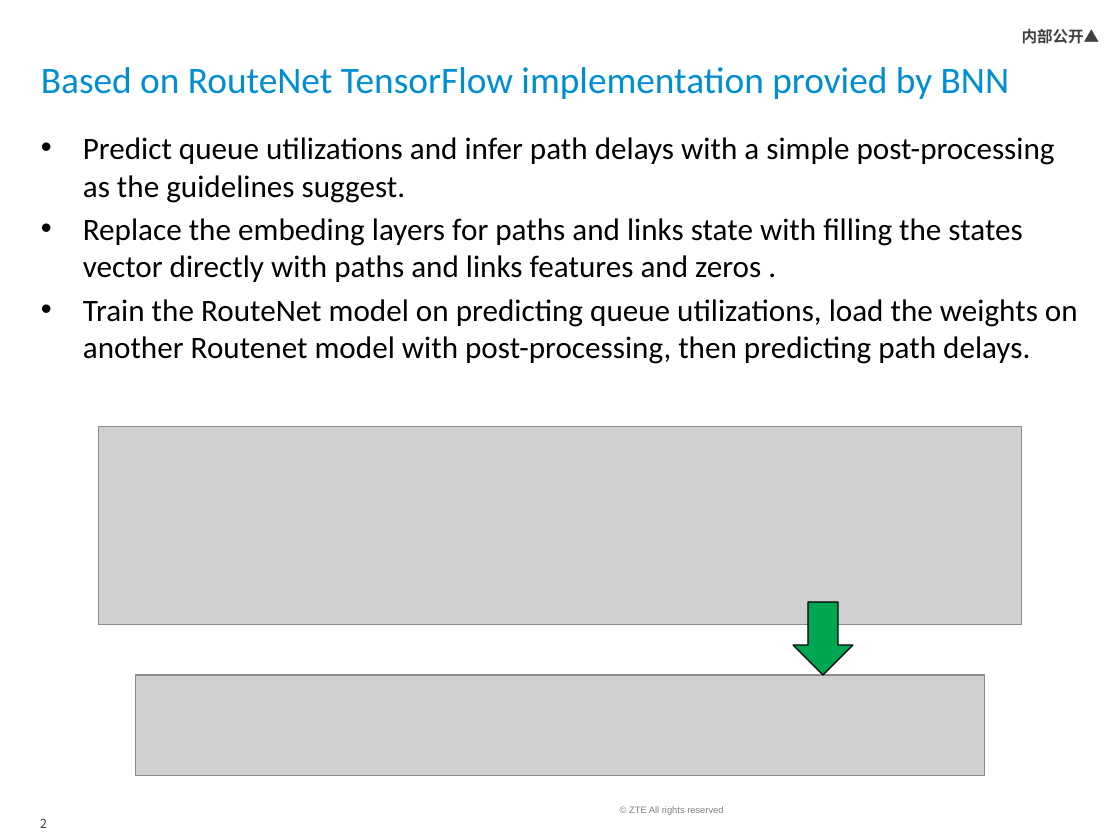
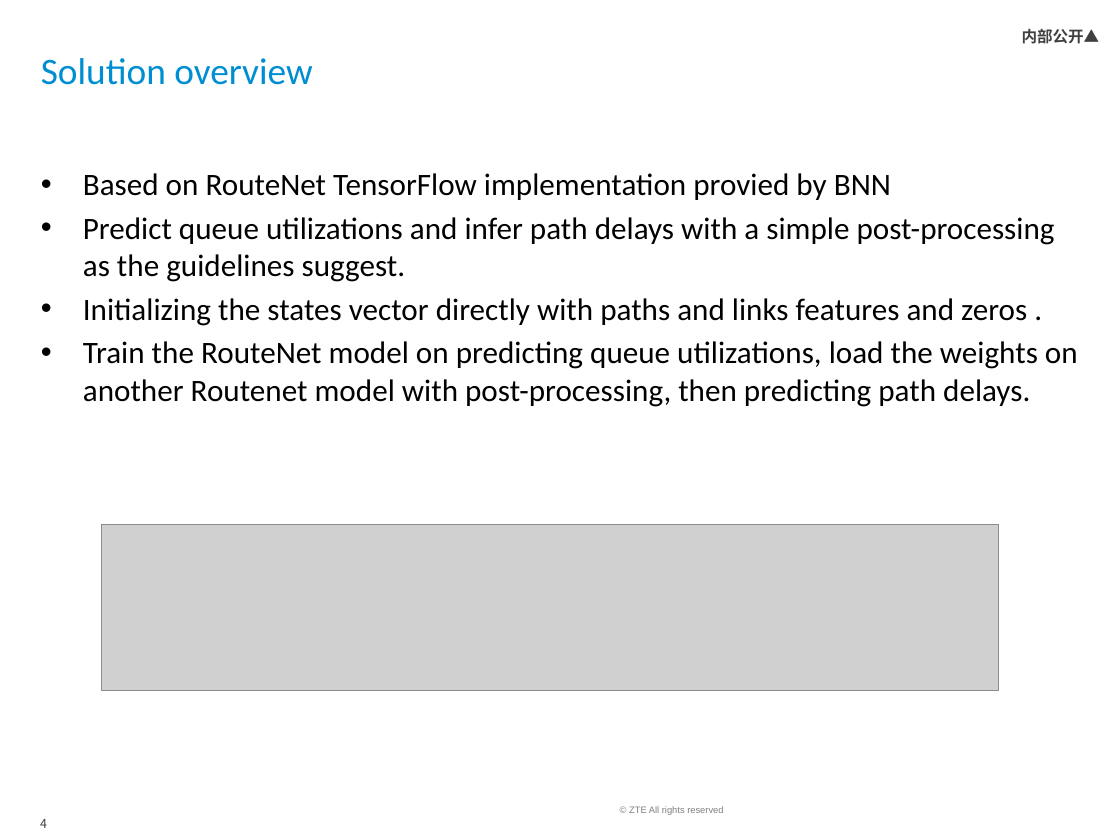
Before and after one commit to ITU-AI-ML-in-5G-Challenge/Graph-Neural-Networking-Challenge-2021-team-ZTE-AiOps, a slide deck: slide 4 of doc/solution from ZTE AIOps.pptx (slide 2 before the commit). Drawn at 1120x840 pixels with LibreOffice and Linux fonts; fonts in the diff are those of the drawing; grey boxes stand for pictures; background and template pictures are left out. Boxes give left, top, right and bottom in pixels: in the first picture for what was removed or moved away, otherwise in the second. Text is boxed around its words. In the diff, an @@ line names an element or a change of style, - is before the commit and + after.

Commit message:
update ppt

```diff
--- a/doc/solution from ZTE AIOps.pptx
+++ b/doc/solution from ZTE AIOps.pptx
@@ title at (41,58,312,85): text changed @@
-Based on RouteNet TensorFlow implementation provied by BNN
+Solution overview
@@ text "Based on RouteNet TensorFlow implementation ...": place and size @@
-text "Based on RouteNet TensorFlow implementation ..." at (83,137,1078,364)
+text "Based on RouteNet TensorFlow implementation ..." at (83,173,1078,407)
@@ text at (83,173,891,200): paragraph added @@
+• Based on RouteNet TensorFlow implementation provied by BNN
@@ text at (83,298,1027,326): text changed @@
-• Replace the embeding layers for paths and links state with filling the states vector directly with paths and links features and zeros .
+• Initializing the states vector directly with paths and links features and zeros .
@@ picture removed at (99,427,1021,625) @@
@@ picture added at (102,524,999,691) @@
@@ down arrow removed at (793,603,853,675) @@
@@ picture removed at (136,675,984,776) @@
@@ page number at (40,819,47,828): text changed @@
-2
+4
```
Also in this commit, not shown: 1 other slide changed, 3 slides added.
